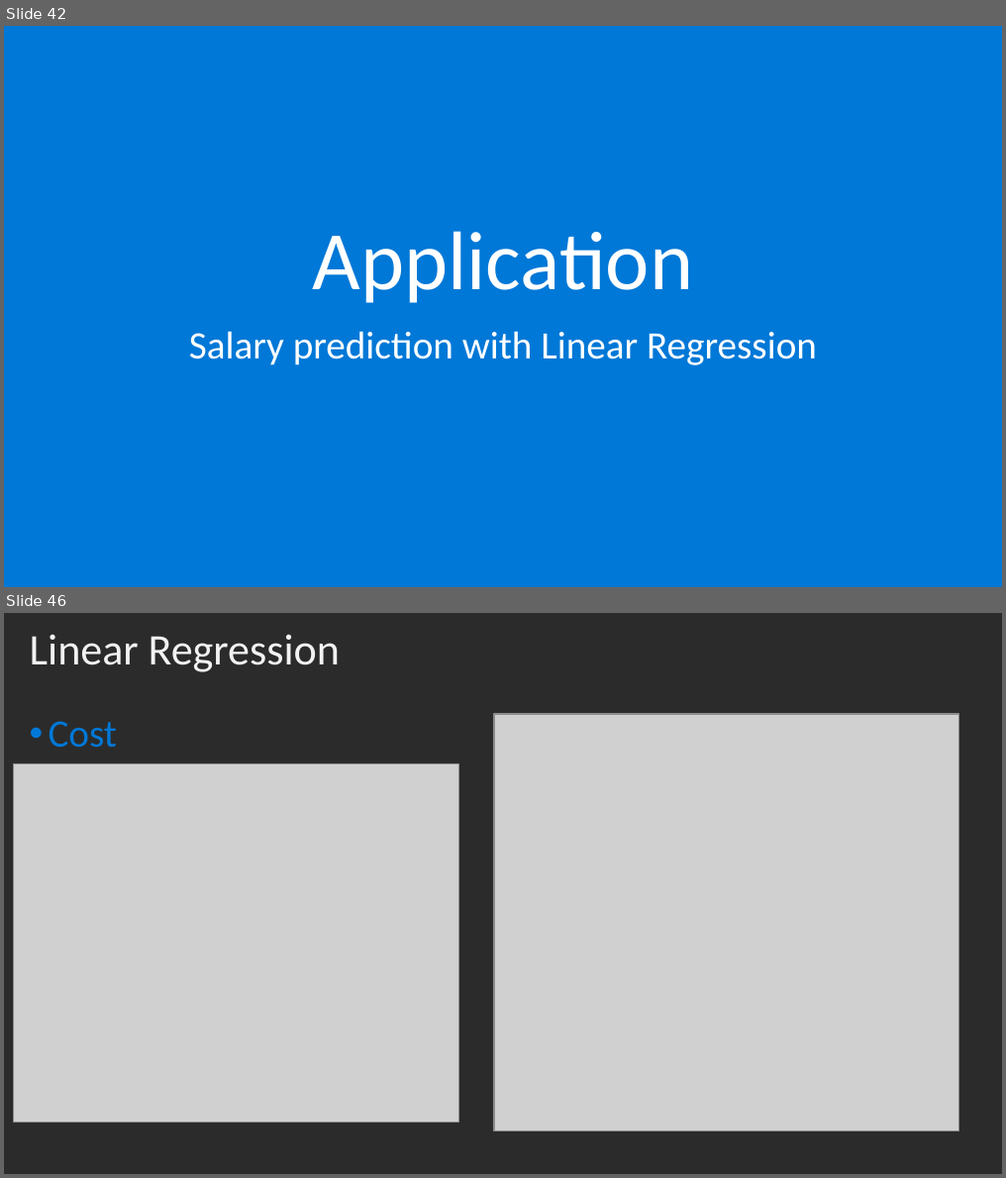
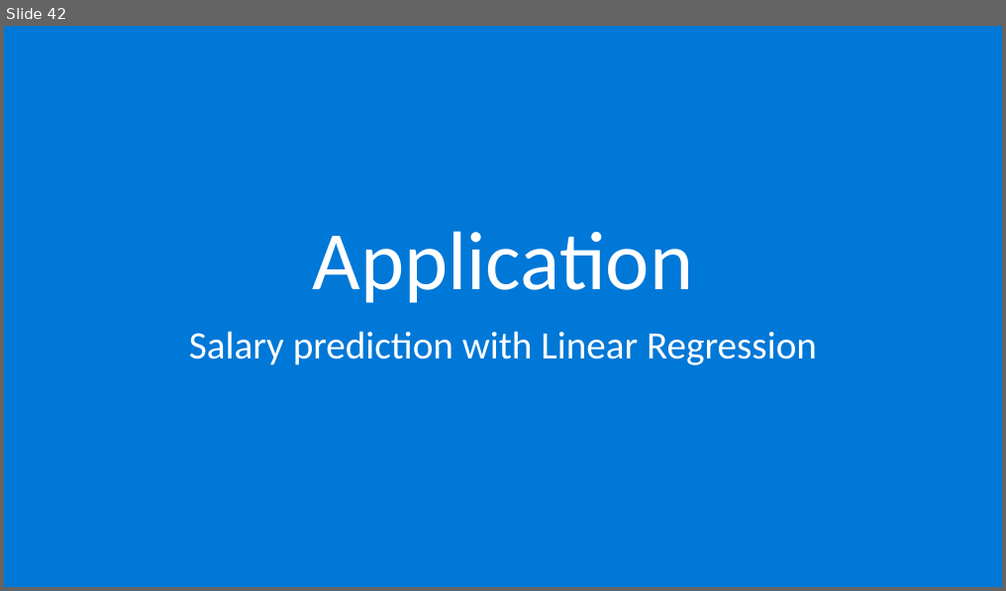
Before and after one commit to nathanbangwa243/Linear-Algebra2, a slide deck: Linear-Algebra2.pptx. Shown one above the other, each under a label of ours: slides 42 and 46 before the commit, slide 42 after it; the slides between them are not shown. The pictures are 1006x1178 and 1006x591 pixels, drawn with LibreOffice and Linux fonts; fonts in the diff are those of the drawing; grey boxes stand for pictures; background and template pictures are left out; a plain dark background stands for a picture behind light text. Boxes give left, top, right and bottom in pixels: in the first picture for what was removed or moved away, otherwise in the second. Text is boxed around its words. In the diff, an @@ line names an element or a change of style, - is before the commit and + after.

```diff
--- a/Linear-Algebra2.pptx
+++ b/Linear-Algebra2.pptx
@@ slide 46 removed at (x1=4, y1=613, x2=1002, y2=1174), background picture (left out) @@
@@ title removed at (x1=30, y1=634, x2=340, y2=672) @@
-Linear Regression
@@ text removed at (x1=49, y1=721, x2=117, y2=748) @@
-• Cost
@@ picture removed at (x1=494, y1=714, x2=959, y2=1132) @@
@@ picture removed at (x1=14, y1=763, x2=459, y2=1123) @@
```
Also in this commit, not shown: 3 slides changed, 5 other slides removed.
